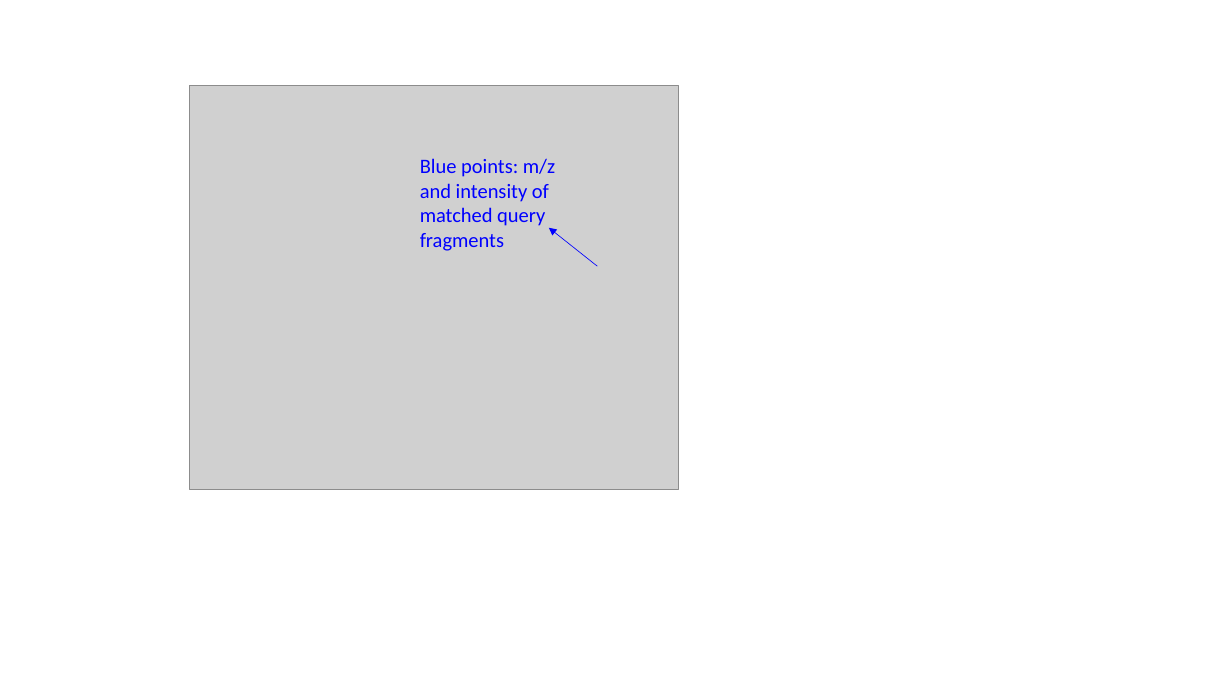
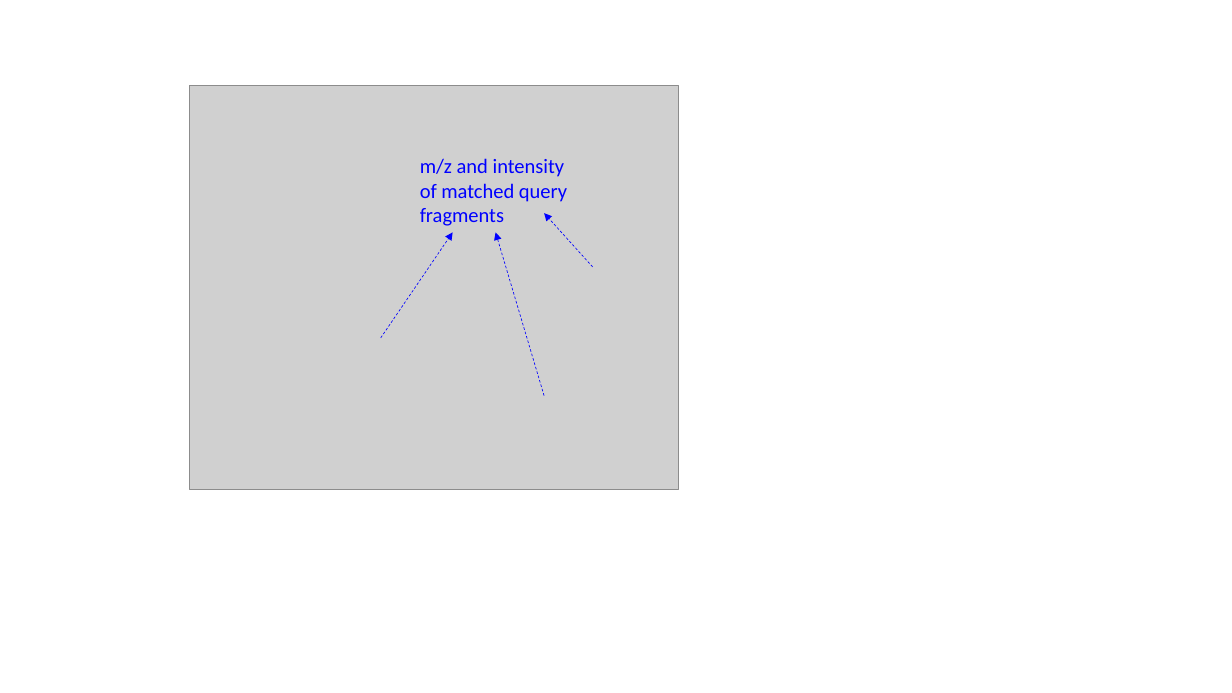
Before and after one commit to daniellyz/MergeION, a slide deck: slide 8 of inst/tmp.pptx. Drawn at 1232x693 pixels with LibreOffice and Linux fonts; fonts in the diff are those of the drawing; grey boxes stand for pictures. Boxes give left, top, right and bottom in pixels: in the first picture for what was removed or moved away, otherwise in the second. Text is boxed around its words. In the diff, an @@ line names an element or a change of style, - is before the commit and + after.

```diff
--- a/inst/tmp.pptx
+++ b/inst/tmp.pptx
@@ text at [420, 158, 567, 226]: text changed @@
-Blue points: m/z and intensity of matched query fragments
+m/z and intensity of matched query fragments
@@ arrow added from (381, 338) to (453, 232), #0000FF 0.5 pt dashed @@
@@ arrow added from (544, 396) to (495, 232), #0000FF 0.5 pt dashed @@
@@ arrow moved from (597, 266) - (549, 227) to (592, 267) - (544, 213) @@
@@ arrow (592, 267) - (544, 213): stroke #0000FF 0.5 pt to #0000FF 0.5 pt dashed @@
```
Also in this commit, not shown: 1 other file.
